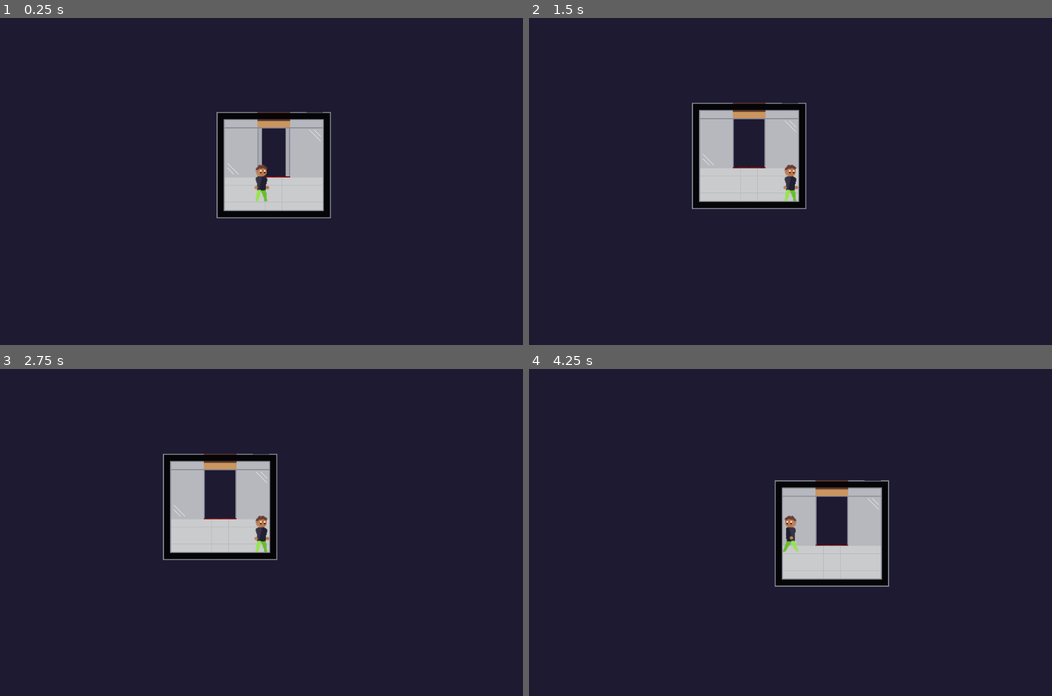
Above: before the commit, frames 1-4 (two rows, left to right).
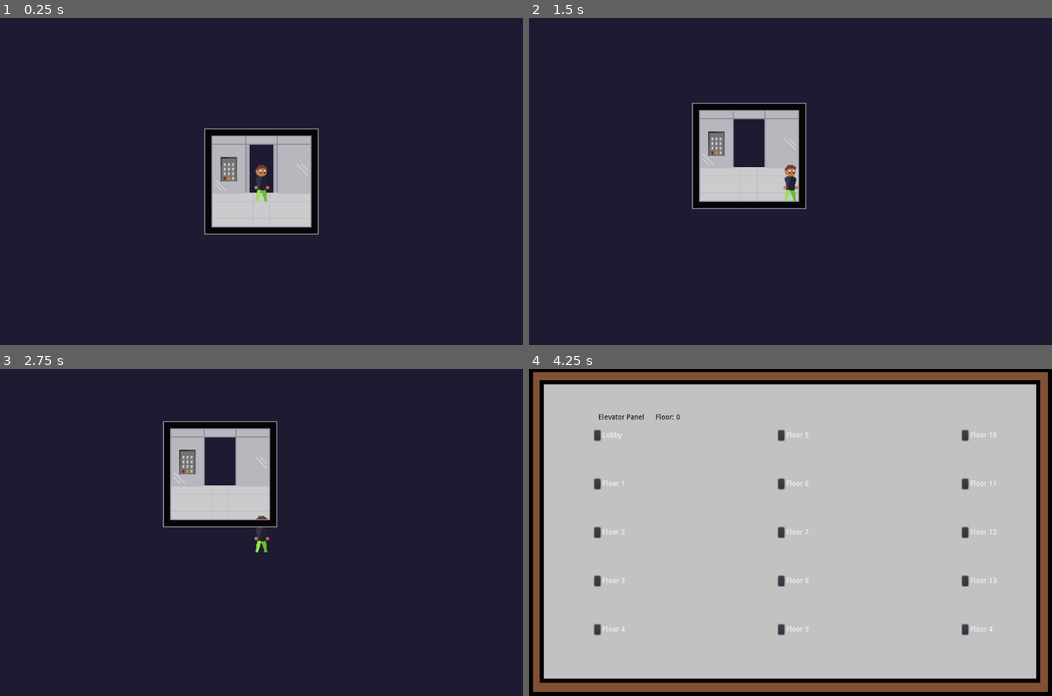
Above: after the commit, the same moments.

Repository: sirBamson/borlaier
Game: Godot game, scene res://Scenes/Elevator/Elevator.tscn
Two runs of this game, one before a commit and one after it. Both use one fixed random seed, a clock stepped at 60 frames per second and the inputs below. This scene is started directly instead of the project's main scene.
Inputs (mouse positions are in pixels of both pictures, inside the frame that each line leads up to):
- Up to frame 1 (0.25 s): no input
- Up to frame 2 (1.5 s): tap Enter (ui_accept) at 0.5, 1.35 s; move the mouse to (905, 165) at 0.52 s; hold Right (ui_right) 0.53-1.28 s; hold Enter (ui_accept) 0.53-1.28 s; move the mouse to (685, 197) at 1.27 s; hold Down (ui_down) from 1.28 s (still down)
- Up to frame 3 (2.75 s): tap Enter (ui_accept) at 1.52, 1.82 s; move the mouse to (313, 460) at 2.02 s; release Down (ui_down) at 2.03 s; hold Right (ui_right) from 2.03 s (still down); hold Enter (ui_accept) from 2.03 s (still down)
- Up to frame 4 (4.25 s): move the mouse to (764, 597) at 2.77 s; release Right (ui_right) at 2.78 s; release Enter (ui_accept) at 2.78 s; hold Up (ui_up) 2.78-3.53 s; tap Enter (ui_accept) at 2.85, 3.02, 3.32 s; move the mouse to (947, 581) at 3.52 s; hold Left (ui_left) from 3.53 s (still down); hold Enter (ui_accept) from 3.53 s (still down)

The runs differ from the first frame. In frame 1, 5.9% of the frame differs, in the area x 39-64%, y 28-67%; in frame 2, 0.5%; in frame 3, 5.8%; in frame 4, 96%, in the area x 0-100%, y 0-100%.

Commit message:
New animation to elevator door

Diff:
--- a/Scenes/Elevator/Elevator.tscn
+++ b/Scenes/Elevator/Elevator.tscn
@@ -1,31 +1,11 @@
-[gd_scene load_steps=16 format=2]
+[gd_scene load_steps=18 format=2]
 
 [ext_resource path="res://Assets/White_square.png" type="Texture" id=1]
 [ext_resource path="res://Scenes/Elevator/ElevatorDoor.tscn" type="PackedScene" id=2]
 [ext_resource path="res://Assets/elevator_inside.png" type="Texture" id=3]
-[ext_resource path="res://Assets/Elevator_panel.png" type="Texture" id=4]
+[ext_resource path="res://Scenes/Elevator/ElevatorPanel.tscn" type="PackedScene" id=4]
 [ext_resource path="res://Scenes/Player.tscn" type="PackedScene" id=5]
-
-[sub_resource type="ConvexPolygonShape2D" id=1]
-points = PoolVector2Array( 0, 0, 64, 0, 64, 64, 0, 64 )
-
-[sub_resource type="ConvexPolygonShape2D" id=2]
-points = PoolVector2Array( 0, 0, 64, 0, 64, 64, 0, 64 )
-
-[sub_resource type="ConvexPolygonShape2D" id=3]
-points = PoolVector2Array( 0, 0, 64, 0, 64, 64, 0, 64 )
-
-[sub_resource type="ConvexPolygonShape2D" id=4]
-points = PoolVector2Array( 0, 0, 64, 0, 64, 64, 0, 64 )
-
-[sub_resource type="ConvexPolygonShape2D" id=5]
-points = PoolVector2Array( 0, 0, 64, 0, 64, 64, 0, 64 )
-
-[sub_resource type="ConvexPolygonShape2D" id=6]
-points = PoolVector2Array( 0, 0, 64, 0, 64, 64, 0, 64 )
-
-[sub_resource type="ConvexPolygonShape2D" id=7]
-points = PoolVector2Array( 0, 0, 64, 0, 64, 64, 0, 64 )
+[ext_resource path="res://Scenes/Elevator/ElevatorPanelUI.tscn" type="PackedScene" id=6]
 
 [sub_resource type="ConvexPolygonShape2D" id=8]
 points = PoolVector2Array( 0, 0, 64, 0, 64, 64, 0, 64 )
@@ -34,153 +14,6 @@
 points = PoolVector2Array( 0, 0, 64, 0, 64, 64, 0, 64 )
 
 [sub_resource type="TileSet" id=10]
-0/name = "elevator_inside.png 0"
-0/texture = ExtResource( 3 )
-0/tex_offset = Vector2( 0, 0 )
-0/modulate = Color( 1, 1, 1, 1 )
-0/region = Rect2( 0, 0, 64, 64 )
-0/tile_mode = 0
-0/occluder_offset = Vector2( 0, 0 )
-0/navigation_offset = Vector2( 0, 0 )
-0/shape_offset = Vector2( 0, 0 )
-0/shape_transform = Transform2D( 1, 0, 0, 1, 0, 0 )
-0/shape = SubResource( 1 )
-0/shape_one_way = false
-0/shape_one_way_margin = 1.0
-0/shapes = [ {
-"autotile_coord": Vector2( 0, 0 ),
-"one_way": false,
-"one_way_margin": 1.0,
-"shape": SubResource( 1 ),
-"shape_transform": Transform2D( 1, 0, 0, 1, 0, 0 )
-} ]
-0/z_index = 0
-1/name = "elevator_inside.png 1"
-1/texture = ExtResource( 3 )
-1/tex_offset = Vector2( 0, 0 )
-1/modulate = Color( 1, 1, 1, 1 )
-1/region = Rect2( 0, 64, 64, 64 )
-1/tile_mode = 0
-1/occluder_offset = Vector2( 0, 0 )
-1/navigation_offset = Vector2( 0, 0 )
-1/shape_offset = Vector2( 0, 0 )
-1/shape_transform = Transform2D( 1, 0, 0, 1, 0, 0 )
-1/shape = SubResource( 2 )
-1/shape_one_way = false
-1/shape_one_way_margin = 1.0
-1/shapes = [ {
-"autotile_coord": Vector2( 0, 0 ),
-"one_way": false,
-"one_way_margin": 1.0,
-"shape": SubResource( 2 ),
-"shape_transform": Transform2D( 1, 0, 0, 1, 0, 0 )
-} ]
-1/z_index = 0
-2/name = "elevator_inside.png 2"
-2/texture = ExtResource( 3 )
-2/tex_offset = Vector2( 0, 0 )
-2/modulate = Color( 1, 1, 1, 1 )
-2/region = Rect2( 0, 192, 64, 64 )
-2/tile_mode = 0
-2/occluder_offset = Vector2( 0, 0 )
-2/navigation_offset = Vector2( 0, 0 )
-2/shape_offset = Vector2( 0, 0 )
-2/shape_transform = Transform2D( 1, 0, 0, 1, 0, 0 )
-2/shape = SubResource( 3 )
-2/shape_one_way = false
-2/shape_one_way_margin = 1.0
-2/shapes = [ {
-"autotile_coord": Vector2( 0, 0 ),
-"one_way": false,
-"one_way_margin": 1.0,
-"shape": SubResource( 3 ),
-"shape_transform": Transform2D( 1, 0, 0, 1, 0, 0 )
-} ]
-2/z_index = 0
-3/name = "elevator_inside.png 3"
-3/texture = ExtResource( 3 )
-3/tex_offset = Vector2( 0, 0 )
-3/modulate = Color( 1, 1, 1, 1 )
-3/region = Rect2( 128, 192, 64, 64 )
-3/tile_mode = 0
-3/occluder_offset = Vector2( 0, 0 )
-3/navigation_offset = Vector2( 0, 0 )
-3/shape_offset = Vector2( 0, 0 )
-3/shape_transform = Transform2D( 1, 0, 0, 1, 0, 0 )
-3/shape = SubResource( 4 )
-3/shape_one_way = false
-3/shape_one_way_margin = 1.0
-3/shapes = [ {
-"autotile_coord": Vector2( 0, 0 ),
-"one_way": false,
-"one_way_margin": 1.0,
-"shape": SubResource( 4 ),
-"shape_transform": Transform2D( 1, 0, 0, 1, 0, 0 )
-} ]
-3/z_index = 0
-4/name = "elevator_inside.png 4"
-4/texture = ExtResource( 3 )
-4/tex_offset = Vector2( 0, 0 )
-4/modulate = Color( 1, 1, 1, 1 )
-4/region = Rect2( 256, 192, 64, 64 )
-4/tile_mode = 0
-4/occluder_offset = Vector2( 0, 0 )
-4/navigation_offset = Vector2( 0, 0 )
-4/shape_offset = Vector2( 0, 0 )
-4/shape_transform = Transform2D( 1, 0, 0, 1, 0, 0 )
-4/shape = SubResource( 5 )
-4/shape_one_way = false
-4/shape_one_way_margin = 1.0
-4/shapes = [ {
-"autotile_coord": Vector2( 0, 0 ),
-"one_way": false,
-"one_way_margin": 1.0,
-"shape": SubResource( 5 ),
-"shape_transform": Transform2D( 1, 0, 0, 1, 0, 0 )
-} ]
-4/z_index = 0
-5/name = "elevator_inside.png 5"
-5/texture = ExtResource( 3 )
-5/tex_offset = Vector2( 0, 0 )
-5/modulate = Color( 1, 1, 1, 1 )
-5/region = Rect2( 256, 64, 64, 64 )
-5/tile_mode = 0
-5/occluder_offset = Vector2( 0, 0 )
-5/navigation_offset = Vector2( 0, 0 )
-5/shape_offset = Vector2( 0, 0 )
-5/shape_transform = Transform2D( 1, 0, 0, 1, 0, 0 )
-5/shape = SubResource( 6 )
-5/shape_one_way = false
-5/shape_one_way_margin = 1.0
-5/shapes = [ {
-"autotile_coord": Vector2( 0, 0 ),
-"one_way": false,
-"one_way_margin": 1.0,
-"shape": SubResource( 6 ),
-"shape_transform": Transform2D( 1, 0, 0, 1, 0, 0 )
-} ]
-5/z_index = 0
-6/name = "elevator_inside.png 6"
-6/texture = ExtResource( 3 )
-6/tex_offset = Vector2( 0, 0 )
-6/modulate = Color( 1, 1, 1, 1 )
-6/region = Rect2( 256, 0, 64, 64 )
-6/tile_mode = 0
-6/occluder_offset = Vector2( 0, 0 )
-6/navigation_offset = Vector2( 0, 0 )
-6/shape_offset = Vector2( 0, 0 )
-6/shape_transform = Transform2D( 1, 0, 0, 1, 0, 0 )
-6/shape = SubResource( 7 )
-6/shape_one_way = false
-6/shape_one_way_margin = 1.0
-6/shapes = [ {
-"autotile_coord": Vector2( 0, 0 ),
-"one_way": false,
-"one_way_margin": 1.0,
-"shape": SubResource( 7 ),
-"shape_transform": Transform2D( 1, 0, 0, 1, 0, 0 )
-} ]
-6/z_index = 0
 7/name = "elevator_inside.png 7"
 7/texture = ExtResource( 3 )
 7/tex_offset = Vector2( 0, 0 )
@@ -237,20 +70,6 @@
 9/shape_one_way_margin = 0.0
 9/shapes = [  ]
 9/z_index = 0
-10/name = "elevator_inside.png 10"
-10/texture = ExtResource( 3 )
-10/tex_offset = Vector2( 0, 0 )
-10/modulate = Color( 1, 1, 1, 1 )
-10/region = Rect2( 64, 64, 64, 64 )
-10/tile_mode = 0
-10/occluder_offset = Vector2( 0, 0 )
-10/navigation_offset = Vector2( 0, 0 )
-10/shape_offset = Vector2( 0, 0 )
-10/shape_transform = Transform2D( 1, 0, 0, 1, 0, 0 )
-10/shape_one_way = false
-10/shape_one_way_margin = 0.0
-10/shapes = [  ]
-10/z_index = 0
 11/name = "elevator_inside.png 11"
 11/texture = ExtResource( 3 )
 11/tex_offset = Vector2( 0, 0 )
@@ -279,8 +98,209 @@
 12/shape_one_way_margin = 0.0
 12/shapes = [  ]
 12/z_index = 0
+13/name = "elevator_inside.png 13"
+13/texture = ExtResource( 3 )
+13/tex_offset = Vector2( 0, 0 )
+13/modulate = Color( 1, 1, 1, 1 )
+13/region = Rect2( 64, 64, 64, 64 )
+13/tile_mode = 0
+13/occluder_offset = Vector2( 0, 0 )
+13/navigation_offset = Vector2( 0, 0 )
+13/shape_offset = Vector2( 0, 0 )
+13/shape_transform = Transform2D( 1, 0, 0, 1, 0, 0 )
+13/shape_one_way = false
+13/shape_one_way_margin = 0.0
+13/shapes = [  ]
+13/z_index = 0
+
+[sub_resource type="ConvexPolygonShape2D" id=11]
+points = PoolVector2Array( 0, 0, 64, 0, 64, 64, 0, 64 )
+
+[sub_resource type="ConvexPolygonShape2D" id=12]
+points = PoolVector2Array( 0, 0, 64, 0, 64, 64, 0, 64 )
+
+[sub_resource type="ConvexPolygonShape2D" id=13]
+points = PoolVector2Array( 0, 0, 64, 0, 64, 64, 0, 64 )
+
+[sub_resource type="ConvexPolygonShape2D" id=14]
+points = PoolVector2Array( 0, 0, 64, 0, 64, 64, 0, 64 )
+
+[sub_resource type="ConvexPolygonShape2D" id=15]
+points = PoolVector2Array( 0, 0, 64, 0, 64, 64, 0, 64 )
+
+[sub_resource type="ConvexPolygonShape2D" id=16]
+points = PoolVector2Array( 0, 0, 64, 0, 64, 64, 0, 64 )
+
+[sub_resource type="ConvexPolygonShape2D" id=17]
+points = PoolVector2Array( 0, 0, 64, 0, 64, 64, 0, 64 )
+
+[sub_resource type="TileSet" id=18]
+3/name = "elevator_inside.png 3"
+3/texture = ExtResource( 3 )
+3/tex_offset = Vector2( 0, 0 )
+3/modulate = Color( 1, 1, 1, 1 )
+3/region = Rect2( 128, 192, 64, 64 )
+3/tile_mode = 0
+3/occluder_offset = Vector2( 0, 0 )
+3/navigation_offset = Vector2( 0, 0 )
+3/shape_offset = Vector2( 0, 0 )
+3/shape_transform = Transform2D( 1, 0, 0, 1, 0, 0 )
+3/shape_one_way = false
+3/shape_one_way_margin = 0.0
+3/shapes = [  ]
+3/z_index = 0
+4/name = "elevator_inside.png 4"
+4/texture = ExtResource( 3 )
+4/tex_offset = Vector2( 0, 0 )
+4/modulate = Color( 1, 1, 1, 1 )
+4/region = Rect2( 256, 128, 64, 64 )
+4/tile_mode = 0
+4/occluder_offset = Vector2( 0, 0 )
+4/navigation_offset = Vector2( 0, 0 )
+4/shape_offset = Vector2( 0, 0 )
+4/shape_transform = Transform2D( 1, 0, 0, 1, 0, 0 )
+4/shape = SubResource( 12 )
+4/shape_one_way = false
+4/shape_one_way_margin = 1.0
+4/shapes = [ {
+"autotile_coord": Vector2( 0, 0 ),
+"one_way": false,
+"one_way_margin": 1.0,
+"shape": SubResource( 12 ),
+"shape_transform": Transform2D( 1, 0, 0, 1, 0, 0 )
+} ]
+4/z_index = 0
+5/name = "elevator_inside.png 5"
+5/texture = ExtResource( 3 )
+5/tex_offset = Vector2( 0, 0 )
+5/modulate = Color( 1, 1, 1, 1 )
+5/region = Rect2( 0, 192, 64, 64 )
+5/tile_mode = 0
+5/occluder_offset = Vector2( 0, 0 )
+5/navigation_offset = Vector2( 0, 0 )
+5/shape_offset = Vector2( 0, 0 )
+5/shape_transform = Transform2D( 1, 0, 0, 1, 0, 0 )
+5/shape = SubResource( 13 )
+5/shape_one_way = false
+5/shape_one_way_margin = 1.0
+5/shapes = [ {
+"autotile_coord": Vector2( 0, 0 ),
+"one_way": false,
+"one_way_margin": 1.0,
+"shape": SubResource( 13 ),
+"shape_transform": Transform2D( 1, 0, 0, 1, 0, 0 )
+} ]
+5/z_index = 0
+6/name = "elevator_inside.png 6"
+6/texture = ExtResource( 3 )
+6/tex_offset = Vector2( 0, 0 )
+6/modulate = Color( 1, 1, 1, 1 )
+6/region = Rect2( 0, 64, 64, 64 )
+6/tile_mode = 0
+6/occluder_offset = Vector2( 0, 0 )
+6/navigation_offset = Vector2( 0, 0 )
+6/shape_offset = Vector2( 0, 0 )
+6/shape_transform = Transform2D( 1, 0, 0, 1, 0, 0 )
+6/shape = SubResource( 14 )
+6/shape_one_way = false
+6/shape_one_way_margin = 1.0
+6/shapes = [ {
+"autotile_coord": Vector2( 0, 0 ),
+"one_way": false,
+"one_way_margin": 1.0,
+"shape": SubResource( 14 ),
+"shape_transform": Transform2D( 1, 0, 0, 1, 0, 0 )
+} ]
+6/z_index = 0
+7/name = "elevator_inside.png 7"
+7/texture = ExtResource( 3 )
+7/tex_offset = Vector2( 0, 0 )
+7/modulate = Color( 1, 1, 1, 1 )
+7/region = Rect2( 0, 0, 64, 64 )
+7/tile_mode = 0
+7/occluder_offset = Vector2( 0, 0 )
+7/navigation_offset = Vector2( 0, 0 )
+7/shape_offset = Vector2( 0, 0 )
+7/shape_transform = Transform2D( 1, 0, 0, 1, 0, 0 )
+7/shape = SubResource( 15 )
+7/shape_one_way = false
+7/shape_one_way_margin = 1.0
+7/shapes = [ {
+"autotile_coord": Vector2( 0, 0 ),
+"one_way": false,
+"one_way_margin": 1.0,
+"shape": SubResource( 15 ),
+"shape_transform": Transform2D( 1, 0, 0, 1, 0, 0 )
+} ]
+7/z_index = 0
+8/name = "elevator_inside.png 8"
+8/texture = ExtResource( 3 )
+8/tex_offset = Vector2( 0, 0 )
+8/modulate = Color( 1, 1, 1, 1 )
+8/region = Rect2( 256, 0, 64, 64 )
+8/tile_mode = 0
+8/occluder_offset = Vector2( 0, 0 )
+8/navigation_offset = Vector2( 0, 0 )
+8/shape_offset = Vector2( 0, 0 )
+8/shape_transform = Transform2D( 1, 0, 0, 1, 0, 0 )
+8/shape = SubResource( 16 )
+8/shape_one_way = false
+8/shape_one_way_margin = 1.0
+8/shapes = [ {
+"autotile_coord": Vector2( 0, 0 ),
+"one_way": false,
+"one_way_margin": 1.0,
+"shape": SubResource( 16 ),
+"shape_transform": Transform2D( 1, 0, 0, 1, 0, 0 )
+} ]
+8/z_index = 0
+9/name = "elevator_inside.png 9"
+9/texture = ExtResource( 3 )
+9/tex_offset = Vector2( 0, 0 )
+9/modulate = Color( 1, 1, 1, 1 )
+9/region = Rect2( 256, 64, 64, 64 )
+9/tile_mode = 0
+9/occluder_offset = Vector2( 0, 0 )
+9/navigation_offset = Vector2( 0, 0 )
+9/shape_offset = Vector2( 0, 0 )
+9/shape_transform = Transform2D( 1, 0, 0, 1, 0, 0 )
+9/shape = SubResource( 17 )
+9/shape_one_way = false
+9/shape_one_way_margin = 1.0
+9/shapes = [ {
+"autotile_coord": Vector2( 0, 0 ),
+"one_way": false,
+"one_way_margin": 1.0,
+"shape": SubResource( 17 ),
+"shape_transform": Transform2D( 1, 0, 0, 1, 0, 0 )
+} ]
+9/z_index = 0
+10/name = "elevator_inside.png 10"
+10/texture = ExtResource( 3 )
+10/tex_offset = Vector2( 0, 0 )
+10/modulate = Color( 1, 1, 1, 1 )
+10/region = Rect2( 256, 192, 64, 64 )
+10/tile_mode = 0
+10/occluder_offset = Vector2( 0, 0 )
+10/navigation_offset = Vector2( 0, 0 )
+10/shape_offset = Vector2( 0, 0 )
+10/shape_transform = Transform2D( 1, 0, 0, 1, 0, 0 )
+10/shape = SubResource( 11 )
+10/shape_one_way = false
+10/shape_one_way_margin = 1.0
+10/shapes = [ {
+"autotile_coord": Vector2( 0, 0 ),
+"one_way": false,
+"one_way_margin": 1.0,
+"shape": SubResource( 11 ),
+"shape_transform": Transform2D( 1, 0, 0, 1, 0, 0 )
+} ]
+10/z_index = 0
 
 [node name="Elevator" type="Node2D" groups=["Elevator"]]
+
+[node name="ElevatorPanelUI" parent="." instance=ExtResource( 6 )]
+visible = false
 
 [node name="VoidLayer" type="CanvasLayer" parent="."]
 layer = -1
@@ -295,21 +315,20 @@
 [node name="ElevatorDoor" parent="." instance=ExtResource( 2 )]
 position = Vector2( 96, 80 )
 
-[node name="ElevatorPanel" type="Sprite" parent="."]
-position = Vector2( 32, 88 )
-scale = Vector2( 0.625, 0.666667 )
-texture = ExtResource( 4 )
-
 [node name="ElevatorTiles" type="TileMap" parent="."]
 tile_set = SubResource( 10 )
 format = 1
-tile_data = PoolIntArray( 65535, 0, 0, 0, 8, 0, 2, 7, 0, 3, 6, 0, 131071, 1, 0, 65536, 10, 0, 65538, 9, 0, 65539, 5, 0, 196607, 1, 0, 131072, 11, 0, 131073, 12, 0, 131074, 11, 0, 131075, 5, 0, 262143, 2, 0, 196611, 4, 0 )
+tile_data = PoolIntArray( 65535, 0, 0, 0, 8, 0, 2, 8, 0, 3, 6, 0, 131071, 1, 0, 65536, 13, 0, 65538, 1610612749, 0, 65539, 5, 0, 196607, 1, 0, 131072, 11, 0, 131073, 12, 0, 131074, 11, 0, 131075, 5, 0, 262143, 2, 0, 196611, 4, 0 )
+
+[node name="ElevatorPanel" parent="." instance=ExtResource( 4 )]
+position = Vector2( 32, 80 )
 
 [node name="Player" parent="." instance=ExtResource( 5 )]
-position = Vector2( 72, 136 )
-collision_layer = 2
+position = Vector2( 96, 104 )
 
 [node name="ElevatorFront" type="TileMap" parent="."]
-tile_set = SubResource( 10 )
+tile_set = SubResource( 18 )
 format = 1
-tile_data = PoolIntArray( 196608, 3, 0, 196609, 3, 0, 196610, 3, 0 )
+tile_data = PoolIntArray( 65535, 7, 0, 1, 4, 0, 3, 8, 0, 131071, 6, 0, 65539, 9, 0, 196607, 6, 0, 131075, 9, 0, 262143, 5, 0, 196608, 3, 0, 196609, 3, 0, 196610, 3, 0, 196611, 10, 0, 262144, 4, 0, 262145, 4, 0, 262146, 4, 0 )
+
+[connection signal="new_floor" from="ElevatorPanelUI" to="ElevatorDoor" method="_on_ElevatorPanelUI_new_floor"]
--- a/Scenes/Elevator/ElevatorDoor.tscn
+++ b/Scenes/Elevator/ElevatorDoor.tscn
@@ -1,8 +1,53 @@
-[gd_scene load_steps=25 format=2]
+[gd_scene load_steps=24 format=2]
 
 [ext_resource path="res://Assets/elevator_outside-Sheet.png" type="Texture" id=1]
 [ext_resource path="res://Scripts/Elevator/ElevatorControll.gd" type="Script" id=2]
 [ext_resource path="res://Assets/elevator-Sheet.png" type="Texture" id=3]
+
+[sub_resource type="AtlasTexture" id=18]
+flags = 4
+atlas = ExtResource( 3 )
+region = Rect2( 0, 0, 64, 128 )
+
+[sub_resource type="AtlasTexture" id=19]
+flags = 4
+atlas = ExtResource( 3 )
+region = Rect2( 64, 0, 64, 128 )
+
+[sub_resource type="AtlasTexture" id=20]
+flags = 4
+atlas = ExtResource( 3 )
+region = Rect2( 128, 0, 64, 128 )
+
+[sub_resource type="AtlasTexture" id=21]
+flags = 4
+atlas = ExtResource( 3 )
+region = Rect2( 192, 0, 64, 128 )
+
+[sub_resource type="AtlasTexture" id=22]
+flags = 4
+atlas = ExtResource( 3 )
+region = Rect2( 256, 0, 64, 128 )
+
+[sub_resource type="AtlasTexture" id=23]
+flags = 4
+atlas = ExtResource( 3 )
+region = Rect2( 320, 0, 64, 128 )
+
+[sub_resource type="AtlasTexture" id=24]
+flags = 4
+atlas = ExtResource( 3 )
+region = Rect2( 384, 0, 64, 128 )
+
+[sub_resource type="AtlasTexture" id=25]
+flags = 4
+atlas = ExtResource( 3 )
+region = Rect2( 448, 0, 64, 128 )
+
+[sub_resource type="AtlasTexture" id=26]
+flags = 4
+atlas = ExtResource( 3 )
+region = Rect2( 512, 0, 64, 128 )
 
 [sub_resource type="AtlasTexture" id=9]
 flags = 4
@@ -51,85 +96,33 @@
 
 [sub_resource type="SpriteFrames" id=7]
 animations = [ {
+"frames": [ SubResource( 18 ), SubResource( 19 ), SubResource( 20 ), SubResource( 21 ), SubResource( 22 ), SubResource( 23 ), SubResource( 24 ), SubResource( 25 ), SubResource( 26 ) ],
+"loop": false,
+"name": "ElevatorDoor",
+"speed": 12.0
+}, {
 "frames": [ SubResource( 9 ), SubResource( 10 ), SubResource( 11 ), SubResource( 12 ), SubResource( 13 ), SubResource( 14 ), SubResource( 15 ), SubResource( 16 ), SubResource( 17 ) ],
 "loop": false,
-"name": "default",
+"name": "LevelDoor",
 "speed": 12.0
 } ]
 
 [sub_resource type="RectangleShape2D" id=8]
 extents = Vector2( 24, 48 )
 
-[sub_resource type="AtlasTexture" id=18]
-flags = 4
-atlas = ExtResource( 3 )
-region = Rect2( 0, 0, 64, 128 )
-
-[sub_resource type="AtlasTexture" id=19]
-flags = 4
-atlas = ExtResource( 3 )
-region = Rect2( 64, 0, 64, 128 )
-
-[sub_resource type="AtlasTexture" id=20]
-flags = 4
-atlas = ExtResource( 3 )
-region = Rect2( 128, 0, 64, 128 )
-
-[sub_resource type="AtlasTexture" id=21]
-flags = 4
-atlas = ExtResource( 3 )
-region = Rect2( 192, 0, 64, 128 )
-
-[sub_resource type="AtlasTexture" id=22]
-flags = 4
-atlas = ExtResource( 3 )
-region = Rect2( 256, 0, 64, 128 )
-
-[sub_resource type="AtlasTexture" id=23]
-flags = 4
-atlas = ExtResource( 3 )
-region = Rect2( 320, 0, 64, 128 )
-
-[sub_resource type="AtlasTexture" id=24]
-flags = 4
-atlas = ExtResource( 3 )
-region = Rect2( 384, 0, 64, 128 )
-
-[sub_resource type="AtlasTexture" id=25]
-flags = 4
-atlas = ExtResource( 3 )
-region = Rect2( 448, 0, 64, 128 )
-
-[sub_resource type="AtlasTexture" id=26]
-flags = 4
-atlas = ExtResource( 3 )
-region = Rect2( 512, 0, 64, 128 )
-
-[sub_resource type="SpriteFrames" id=27]
-animations = [ {
-"frames": [ SubResource( 18 ), SubResource( 19 ), SubResource( 20 ), SubResource( 21 ), SubResource( 22 ), SubResource( 23 ), SubResource( 24 ), SubResource( 25 ), SubResource( 26 ) ],
-"loop": true,
-"name": "default",
-"speed": 5.0
-} ]
-
 [node name="ElevatorDoor" type="Area2D"]
 collision_layer = 128
 collision_mask = 2
 script = ExtResource( 2 )
 
-[node name="OutsideDoor" type="AnimatedSprite" parent="."]
+[node name="Door" type="AnimatedSprite" parent="."]
 position = Vector2( 0, -16 )
 frames = SubResource( 7 )
+animation = "ElevatorDoor"
 
 [node name="CollisionShape2D" type="CollisionShape2D" parent="."]
 shape = SubResource( 8 )
 
-[node name="InsideDoor" type="AnimatedSprite" parent="."]
-visible = false
-position = Vector2( 0, -16 )
-frames = SubResource( 27 )
-
 [connection signal="body_entered" from="." to="." method="_on_ElevatorDoor_body_entered"]
 [connection signal="body_exited" from="." to="." method="_on_ElevatorDoor_body_exited"]
-[connection signal="animation_finished" from="OutsideDoor" to="." method="_on_AnimatedSprite_animation_finished"]
+[connection signal="animation_finished" from="Door" to="." method="_on_AnimatedSprite_animation_finished"]
--- a/Scenes/Elevator/ElevatorPanel.tscn
+++ b/Scenes/Elevator/ElevatorPanel.tscn
@@ -8,6 +8,8 @@
 
 [node name="ElevatorPanel" type="Area2D"]
 pause_mode = 2
+collision_layer = 128
+collision_mask = 2
 script = ExtResource( 2 )
 
 [node name="Panel" type="Sprite" parent="."]
@@ -16,3 +18,6 @@
 [node name="CollisionShape2D" type="CollisionShape2D" parent="."]
 scale = Vector2( 0.880001, 0.92 )
 shape = SubResource( 1 )
+
+[connection signal="body_entered" from="." to="." method="_on_ElevatorPanel_body_entered"]
+[connection signal="body_exited" from="." to="." method="_on_ElevatorPanel_body_exited"]
--- a/Scenes/Levels/LevelLobby.tscn
+++ b/Scenes/Levels/LevelLobby.tscn
@@ -592,17 +592,16 @@
 tile_set = SubResource( 12 )
 collision_mask = 6
 format = 1
-tile_data = PoolIntArray( -327674, 0, 0, -327673, 0, 0, -327672, 0, 0, -262138, 1, 0, -262137, 1, 0, -262136, 1, 0, 1, 0, 0, 2, 0, 0, …(230 unchanged characters)…
+tile_data = PoolIntArray( -327674, 0, 0, -327672, 0, 0, -262138, 1, 0, -262136, 1, 0, 1, 0, 0, 2, 0, 0, …(230 unchanged characters)…
 
 [node name="ElevatorDoor" parent="." instance=ExtResource( 3 )]
 position = Vector2( 480, -240 )
 
-[node name="Player" parent="." instance=ExtResource( 4 )]
+[node name="Player" parent="." instance=ExtResource( 5 )]
 position = Vector2( 192, 344 )
-collision_layer = 2
 
 [node name="Walls" type="TileMap" parent="."]
 tile_set = SubResource( 24 )
 collision_mask = 6
 format = 1
-tile_data = PoolIntArray( -327675, 0, 0, -327671, 2, 0, -262139, 1, 0, -262135, 3, 0, - …(762 unchanged characters)…
+tile_data = PoolIntArray( -327675, 0, 0, -327673, 11, 0, -327671, 2, 0, -262139, 1, 0, -262135, 3, 0, - …(762 unchanged characters)…
--- a/Scenes/Player.tscn
+++ b/Scenes/Player.tscn
@@ -98,7 +98,7 @@
 "frames": [ SubResource( 19 ) ],
 "loop": true,
 "name": "Idle",
-"speed": 5.0
+"speed": 0.0
 }, {
 "frames": [ SubResource( 2 ), SubResource( 3 ), SubResource( 4 ), SubResource( 5 ), SubResource( 6 ), SubResource( 7 ), SubResource( 8 ), SubResource( 9 ) ],
 "loop": true,
@@ -113,11 +113,11 @@
 
 [node name="Player" type="KinematicBody2D" groups=["Player"]]
 scale = Vector2( 1.25, 1.25 )
+collision_layer = 2
 collision_mask = 129
 script = ExtResource( 2 )
 
 [node name="CollisionShape2D" type="CollisionShape2D" parent="."]
-scale = Vector2( 1, 1 )
 shape = SubResource( 1 )
 
 [node name="PlayerCamera" type="Camera2D" parent="."]
--- a/Scripts/Elevator/ElevatorControll.gd
+++ b/Scripts/Elevator/ElevatorControll.gd
@@ -5,14 +5,18 @@
 
 var changing_scene: bool = false
 var can_use_door: bool = false
+var door_animation: String = "LevelDoor"
 var new_level: bool = false
 var new_level_path: String
 
 
 func _ready() -> void:
+	if get_parent().is_in_group("Elevator"):
+		door_animation = "ElevatorDoor"
+
 	var _err = connect("change_scene", get_node("/root/SceneController"), "change_scene")
 	# Add player to scene
-	$OutsideDoor.play("default", true)
+	$Door.play(door_animation, true)
 
 
 func _on_ElevatorDoor_body_entered(body: Node) -> void:
@@ -41,7 +45,7 @@
 		if Input.is_action_pressed("ui_accept"):
 			changing_scene = true
 			# Play door animation
-			$OutsideDoor.play("default")
+			$Door.play(door_animation)
 
 
 func emit_signal_change_scene() -> void:
--- a/Scripts/Elevator/ElevatorPanel.gd
+++ b/Scripts/Elevator/ElevatorPanel.gd
@@ -6,6 +6,7 @@
 
 
 func _on_ElevatorPanel_body_entered(body: Node) -> void:
+	print(body)
 	if body.is_in_group("Player"):
 		can_use_panel = true
 
--- a/Scripts/SceneController.gd
+++ b/Scripts/SceneController.gd
@@ -14,9 +14,12 @@
 	var new_scene: Node
 
 	if save_current_scene:
-			var saved_scene = PackedScene.new()
-			saved_scene.pack(current_scene)
-			EnvVar.saved_scenes[current_scene_path] = saved_scene
+		print("Saving...")
+		print("Packed scene is: " + str(current_scene))
+		var saved_scene = PackedScene.new()
+		saved_scene.pack(current_scene)
+		EnvVar.saved_scenes.erase(current_scene_path)
+		EnvVar.saved_scenes[current_scene_path] = saved_scene
 
 	if new_scene_path == "return":
 		new_scene_path = old_scene_path
@@ -31,4 +34,3 @@
 	if new_scene_path != "res://Scenes/Elevator/Elevator.tscn":
 		old_scene_path = new_scene_path
 	current_scene.queue_free()
-	print(EnvVar.saved_scenes)
Not shown: 1 places in Scenes/Levels/LevelLobby.tscn that only renumber resources
